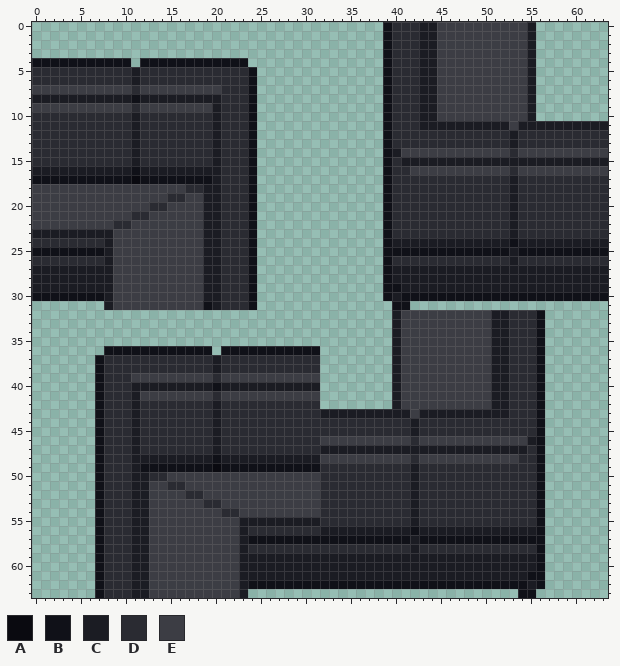
Two versions of one pixel-art sprite, Resources/Textures/_Wega/Structures/Furniture/Benches/sofa_corp.rsi/corner.png. Above, as it was before the edit.
The file is 64x64 pixels.
Palette (. is transparent): A #0a0a10  B #101118  C #1b1c23  D #2a2b32  E #3c3d44
New version:
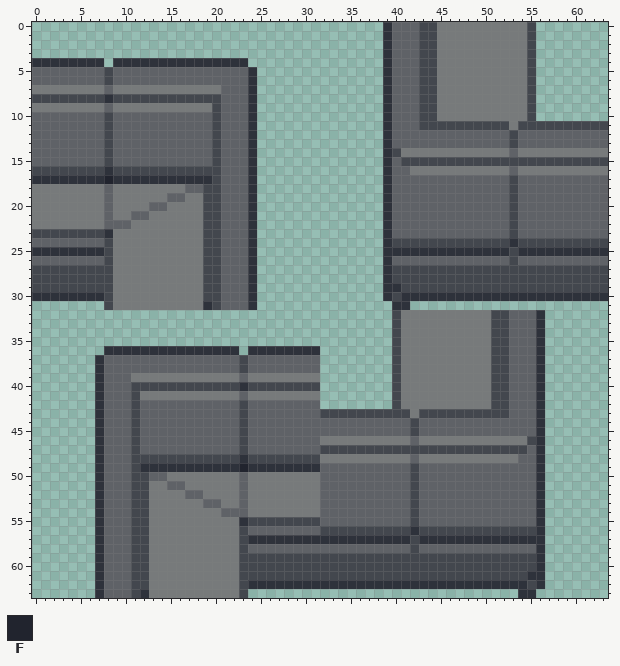
Colours new in this view: F #21242e
From old to new:
{"colour":"B","old":"#101118","new":"#2e323b"}
{"colour":"C","old":"#1b1c23","new":"#43474e"}
{"colour":"D","old":"#2a2b32","new":"#5f6267"}
{"colour":"E","old":"#3c3d44","new":"#777a7b"}
{"y":4,"x":8,"old":"B","new":"."}
{"y":4,"x":11,"old":".","new":"B"}
{"y":5,"x":8,"old":"D","new":"C"}
{"y":5,"x":11,"old":"C","new":"D"}
{"y":6,"x":8,"old":"D","new":"C"}
{"y":6,"x":11,"old":"C","new":"D"}
{"y":7,"x":8,"old":"E","new":"D"}
{"y":7,"x":11,"old":"D","new":"E"}
{"y":8,"x":8,"old":"C","new":"B"}
{"y":8,"x":11,"old":"B","new":"C"}
{"y":9,"x":8,"old":"E","new":"D"}
{"y":9,"x":11,"old":"D","new":"E"}
{"y":10,"x":8,"old":"D","new":"C"}
{"y":10,"x":11,"old":"C","new":"D"}
{"y":11,"x":8,"old":"D","new":"C"}
{"y":11,"x":11,"old":"C","new":"D"}
{"y":12,"x":8,"old":"D","new":"C"}
{"y":12,"x":11,"old":"C","new":"D"}
{"y":13,"x":8,"old":"D","new":"C"}
{"y":13,"x":11,"old":"C","new":"D"}
{"y":14,"x":8,"old":"D","new":"C"}
{"y":14,"x":11,"old":"C","new":"D"}
{"y":15,"x":8,"old":"D","new":"C"}
{"y":15,"x":11,"old":"C","new":"D"}
{"y":16,"x":8,"old":"C","new":"B"}
{"y":16,"x":11,"old":"B","new":"C"}
{"y":17,"x":8,"old":"B","new":"F"}
{"y":17,"x":11,"old":"A","new":"B"}
{"y":18,"x":8,"old":"E","new":"D"}
{"y":19,"x":8,"old":"E","new":"D"}
{"y":20,"x":8,"old":"E","new":"D"}
{"y":21,"x":8,"old":"E","new":"D"}
{"y":22,"x":8,"old":"E","new":"D"}
{"y":23,"x":8,"old":"C","new":"B"}
{"y":36,"x":20,"old":".","new":"B"}
{"y":36,"x":23,"old":"B","new":"."}
{"y":37,"x":20,"old":"C","new":"D"}
{"y":37,"x":23,"old":"D","new":"C"}
{"y":38,"x":20,"old":"C","new":"D"}
{"y":38,"x":23,"old":"D","new":"C"}
{"y":39,"x":20,"old":"D","new":"E"}
{"y":39,"x":23,"old":"E","new":"D"}
{"y":40,"x":20,"old":"B","new":"C"}
{"y":40,"x":23,"old":"C","new":"B"}
{"y":41,"x":20,"old":"D","new":"E"}
{"y":41,"x":23,"old":"E","new":"D"}
{"y":42,"x":20,"old":"C","new":"D"}
{"y":42,"x":23,"old":"D","new":"C"}
{"y":43,"x":20,"old":"C","new":"D"}
{"y":43,"x":23,"old":"D","new":"C"}
{"y":44,"x":20,"old":"C","new":"D"}
{"y":44,"x":23,"old":"D","new":"C"}
{"y":45,"x":20,"old":"C","new":"D"}
{"y":45,"x":23,"old":"D","new":"C"}
{"y":46,"x":20,"old":"C","new":"D"}
{"y":46,"x":23,"old":"D","new":"C"}
{"y":47,"x":20,"old":"C","new":"D"}
{"y":47,"x":23,"old":"D","new":"C"}
{"y":48,"x":20,"old":"B","new":"C"}
{"y":48,"x":23,"old":"C","new":"B"}
{"y":49,"x":20,"old":"A","new":"B"}
{"y":49,"x":23,"old":"B","new":"F"}
{"y":50,"x":23,"old":"E","new":"D"}
{"y":51,"x":23,"old":"E","new":"D"}
{"y":52,"x":23,"old":"E","new":"D"}
{"y":53,"x":23,"old":"E","new":"D"}
{"y":54,"x":23,"old":"E","new":"D"}
{"y":55,"x":23,"old":"C","new":"B"}
{"y":63,"x":12,"old":"C","new":"B"}
{"label":"changed","picture_box":[32,22,608,598]}
